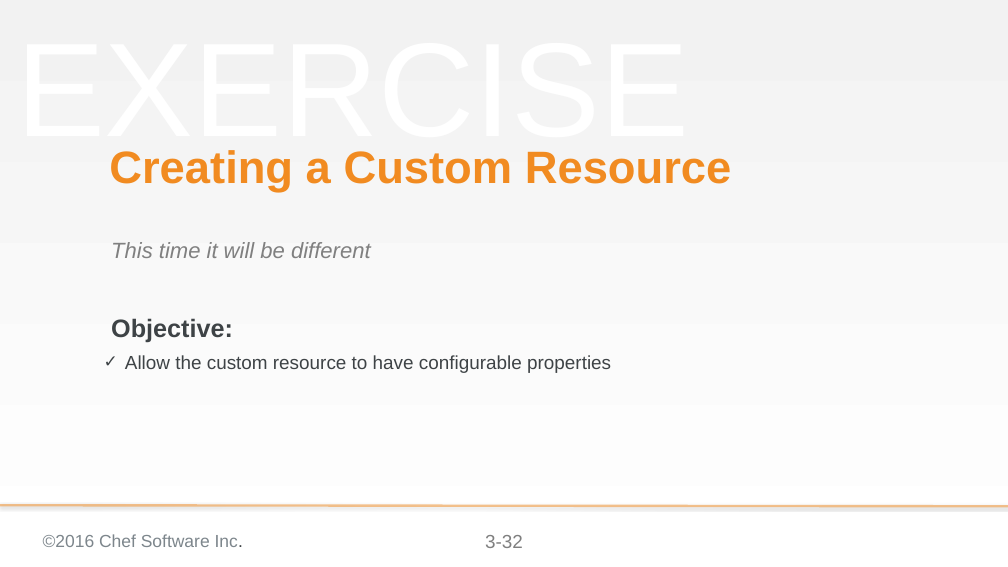
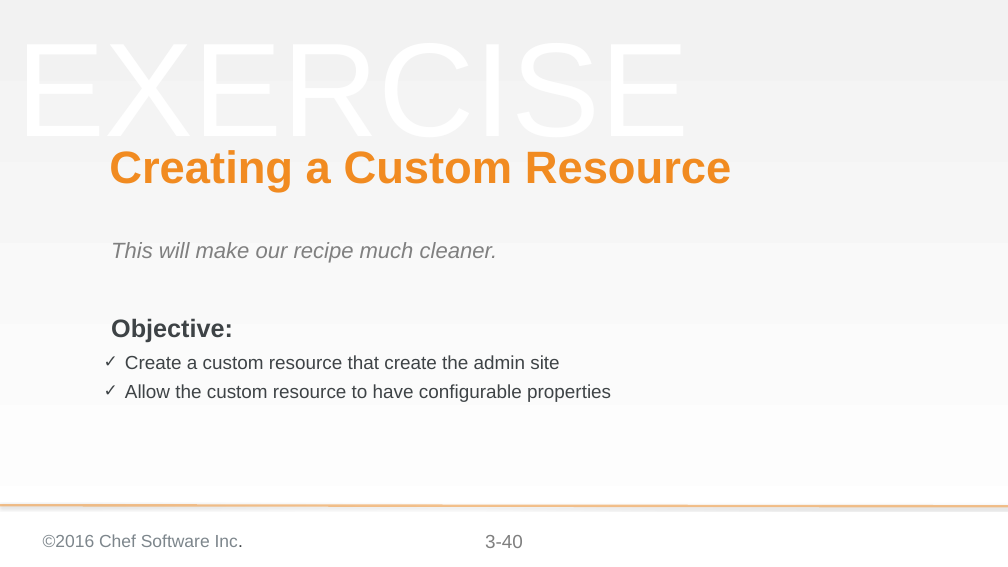
Before and after one commit to chef-training/extending_cookbooks, a slide deck: slide 40 of 03-creating_a_custom_resource-linux.pptx (slide 32 before the commit). Drawn at 1008x567 pixels with LibreOffice and Linux fonts; fonts in the diff are those of the drawing; background and template pictures are left out. Boxes give left, top, right and bottom in pixels: in the first picture for what was removed or moved away, otherwise in the second. Text is boxed around its words. In the diff, an @@ line names an element or a change of style, - is before the commit and + after.

Commit message:
Update the Custom Resource
Update the objectives
Add the group activity to create a property for the site name
Add a new activity to create the property for the site port

```diff
--- a/03-creating_a_custom_resource-linux.pptx
+++ b/03-creating_a_custom_resource-linux.pptx
@@ text at [111,242,498,263]: text changed @@
-This time it will be different
+This will make our recipe much cleaner.
@@ text at [125,355,559,369]: paragraph added @@
+✓ Create a custom resource that create the admin site
@@ page number at [485,535,523,548]: text changed @@
-3-32
+3-40
```
Also in this commit, not shown: 3 other slides changed, 10 slides added.
